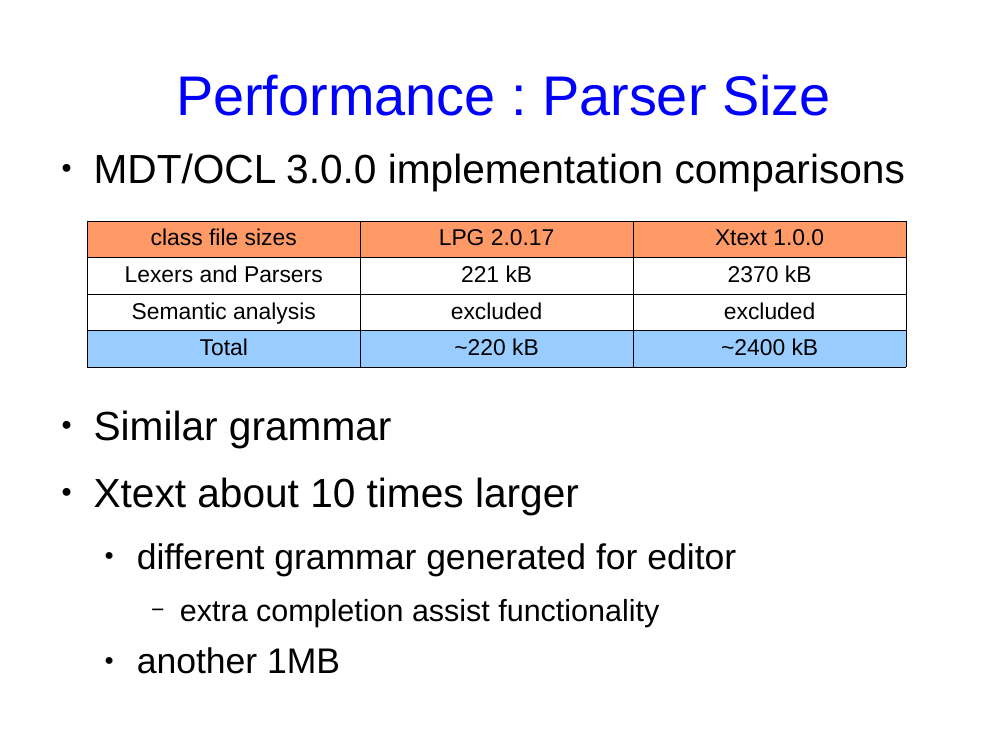
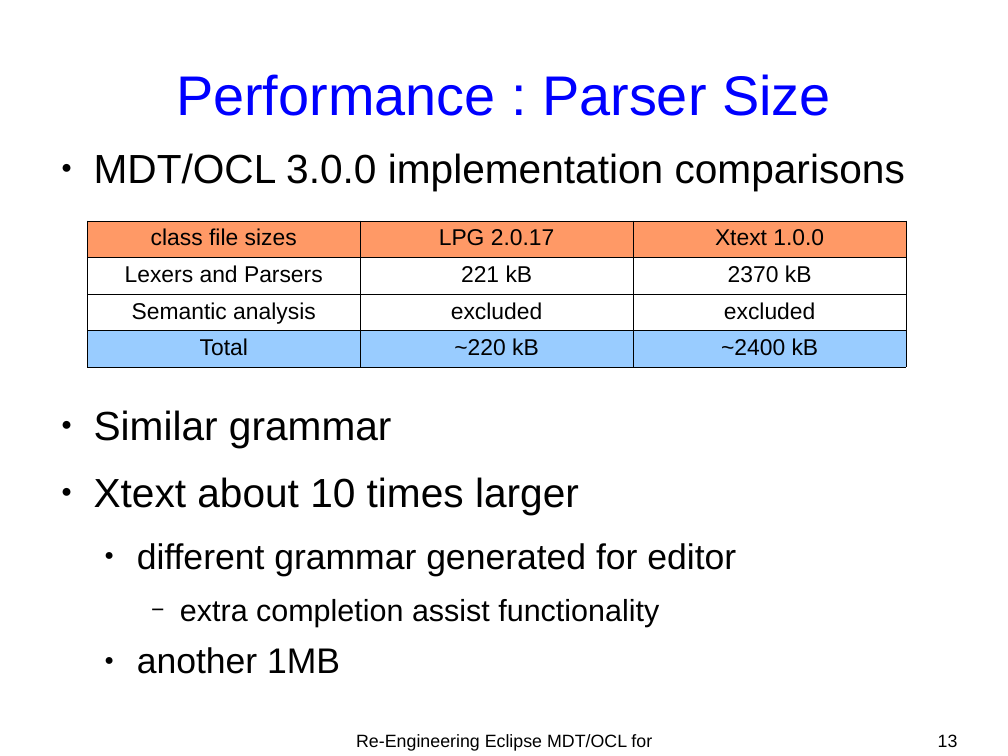
Before and after one commit to eclipse-ocl/ocl-website, a slide deck: slide 13 of ocl/docs/publications/MODELS2010OCLWorkshop/oclxtext.odp (slide 14 before the commit). Drawn at 1008x756 pixels with LibreOffice and Linux fonts; fonts in the diff are those of the drawing. Boxes give left, top, right and bottom in pixels: in the first picture for what was removed or moved away, otherwise in the second. Text is boxed around its words. In the diff, an @@ line names an element or a change of style, - is before the commit and + after.

```diff
--- a/ocl/docs/publications/MODELS2010OCLWorkshop/oclxtext.odp
+++ b/ocl/docs/publications/MODELS2010OCLWorkshop/oclxtext.odp
@@ text added at bbox=[356, 734, 652, 751], 14 pt, text #000000 @@
+Re-Engineering Eclipse MDT/OCL for Xtext
@@ page number added at bbox=[938, 734, 958, 747], 14 pt, text #000000 @@
+13
```
Also in this commit, not shown: 22 other slides changed, 3 other files.
